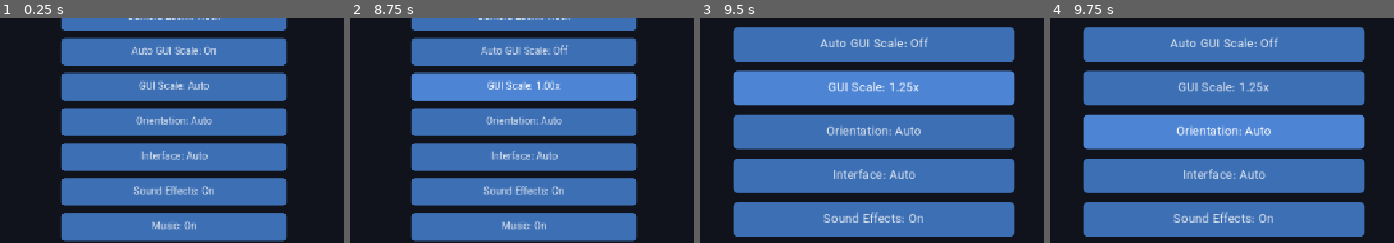
Above: before the commit, frames 1-4 (left to right).
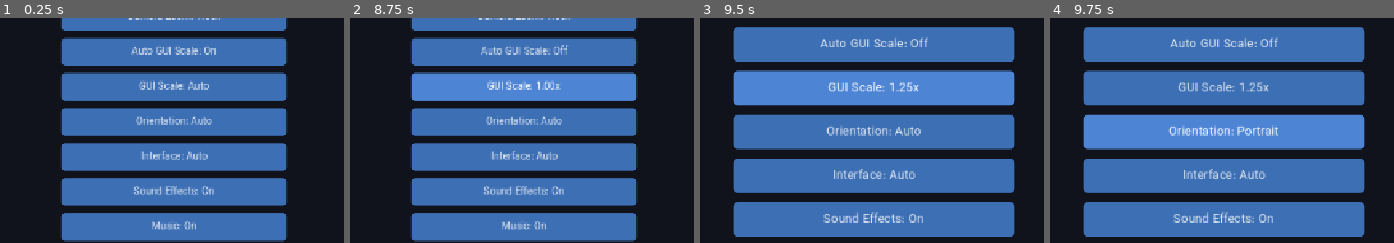
Above: after the commit, the same moments.

Repository: golshandvr-del/Sjalwmbdjdlxl
Game: Godot game, scene res://scenes/options_menu.tscn
The game is run twice, just before and just after one commit, with the same random seed, the same clock (stepped at 60 frames per second) and the same inputs. This scene is started directly instead of the project's main scene.
Inputs:
- Up to frame 1 (0.25 s): no input
- Up to frame 2 (8.75 s): click "GUI Scale: Auto" at 0.5 s; click "GUI Scale: 1.25x" at 1.25 s; click "GUI Scale: 1.50x" at 2 s; click "GUI Scale: 1.75x" at 2.75 s; click "GUI Scale: 2.00x" at 3.5 s; click "GUI Scale: 2.25x" at 4.25 s; click "GUI Scale: 2.50x" at 5 s; click "GUI Scale: 2.75x" at 5.75 s; click "GUI Scale: 3.00x" at 6.5 s; click "GUI Scale: 0.50x" at 7.25 s; click "GUI Scale: 0.75x" at 8 s
- Up to frame 3 (9.5 s): click "GUI Scale: 1.00x" at 8.75 s
- Up to frame 4 (9.75 s): click "Orientation: Auto" at 9.5 s
The pictures show only the part of the screen within x 25-75%, y 36-86%; the shares and areas given below are measured in that part.

Frames 1-3 are identical in both runs. In frame 4, 0.7% of the frame differs, in the area x 34-67%, y 47-53%.

Commit message:
feat(options): wire Orientation + Interface buttons (cycle values, apply orientation live) (MB4.4)

Diff:
--- a/ui/shared/options_menu.gd
+++ b/ui/shared/options_menu.gd
@@ -26,6 +26,8 @@
 @onready var _zoom_button: Button = $Center/Box/ZoomRow/ZoomButton
 @onready var _ui_scale_auto_button: Button = $Center/Box/UiScaleAutoRow/UiScaleAutoButton
 @onready var _ui_scale_button: Button = $Center/Box/UiScaleRow/UiScaleButton
+@onready var _orientation_button: Button = $Center/Box/OrientationRow/OrientationButton
+@onready var _ui_mode_button: Button = $Center/Box/UiModeRow/UiModeButton
 @onready var _sfx_button: Button = $Center/Box/SfxRow/SfxButton
 @onready var _music_button: Button = $Center/Box/MusicRow/MusicButton
 @onready var _content_path_button: Button = $Center/Box/ContentPathRow/ContentPathButton
@@ -54,6 +56,8 @@
 	_zoom_button.pressed.connect(_on_zoom)
 	_ui_scale_auto_button.pressed.connect(_on_ui_scale_auto)
 	_ui_scale_button.pressed.connect(_on_ui_scale)
+	_orientation_button.pressed.connect(_on_orientation)
+	_ui_mode_button.pressed.connect(_on_ui_mode)
 	_sfx_button.pressed.connect(_on_sfx)
 	_music_button.pressed.connect(_on_music)
 	_content_path_button.pressed.connect(_on_content_path)
@@ -116,6 +120,27 @@
 	_settings.set_ui_scale(s)
 	_persist()
 	_apply_ui_scale()
+	_refresh()
+
+
+# MB4.1/MB4.2 (bugs 7/17/18): cycle the screen-orientation preference
+# (auto -> portrait -> landscape) and apply it live via OrientationService so
+# the change is visible immediately (and persists for the next launch).
+func _on_orientation() -> void:
+	var next: String = _next_in(GameSettings.SCREEN_ORIENTATIONS, _settings.get_screen_orientation())
+	_settings.set_screen_orientation(next)
+	_persist()
+	OrientationService.apply_with_settings(_settings)
+	_refresh()
+
+
+# MB4.4 (bug 15): cycle the interface mode (auto -> desktop -> mobile). The value
+# is a global preference that Match Setup consults when picking the game scene,
+# so the desktop/mobile choice lives here instead of on the setup screen.
+func _on_ui_mode() -> void:
+	var next: String = _next_in(GameSettings.UI_MODES, _settings.get_ui_mode())
+	_settings.set_ui_mode(next)
+	_persist()
 	_refresh()
 
 
@@ -191,6 +216,8 @@
 		_ui_scale_button.text = "%s: %s" % [_loc.t("ui.options.ui_scale"), _loc.t("ui.options.ui_scale_auto_value")]
 	else:
 		_ui_scale_button.text = "%s: %.2fx" % [_loc.t("ui.options.ui_scale"), _settings.get_ui_scale()]
+	_orientation_button.text = "%s: %s" % [_loc.t("ui.options.orientation"), _orientation_label(_settings.get_screen_orientation())]
+	_ui_mode_button.text = "%s: %s" % [_loc.t("ui.options.ui_mode"), _ui_mode_label(_settings.get_ui_mode())]
 	_sfx_button.text = "%s: %s" % [_loc.t("ui.options.sfx"), _on_off(_settings.is_sfx_enabled())]
 	_music_button.text = "%s: %s" % [_loc.t("ui.options.music"), _on_off(_settings.is_music_enabled())]
 	_content_path_button.text = "%s: %s" % [_loc.t("ui.options.content_path"), _settings.get_content_path()]
@@ -208,6 +235,28 @@
 	return _loc.t("ui.options.on") if value else _loc.t("ui.options.off")
 
 
+# Localized display for a screen-orientation setting (auto/portrait/landscape).
+func _orientation_label(value: String) -> String:
+	match value:
+		"portrait":
+			return _loc.t("ui.options.orientation_portrait")
+		"landscape":
+			return _loc.t("ui.options.orientation_landscape")
+		_:
+			return _loc.t("ui.options.orientation_auto")
+
+
+# Localized display for an interface (ui_mode) setting (auto/desktop/mobile).
+func _ui_mode_label(value: String) -> String:
+	match value:
+		"desktop":
+			return _loc.t("ui.options.ui_mode_desktop")
+		"mobile":
+			return _loc.t("ui.options.ui_mode_mobile")
+		_:
+			return _loc.t("ui.options.ui_mode_auto")
+
+
 # --- Helpers ----------------------------------------------------------------
 
 func _next_in(values: Array, current: Variant) -> Variant:
